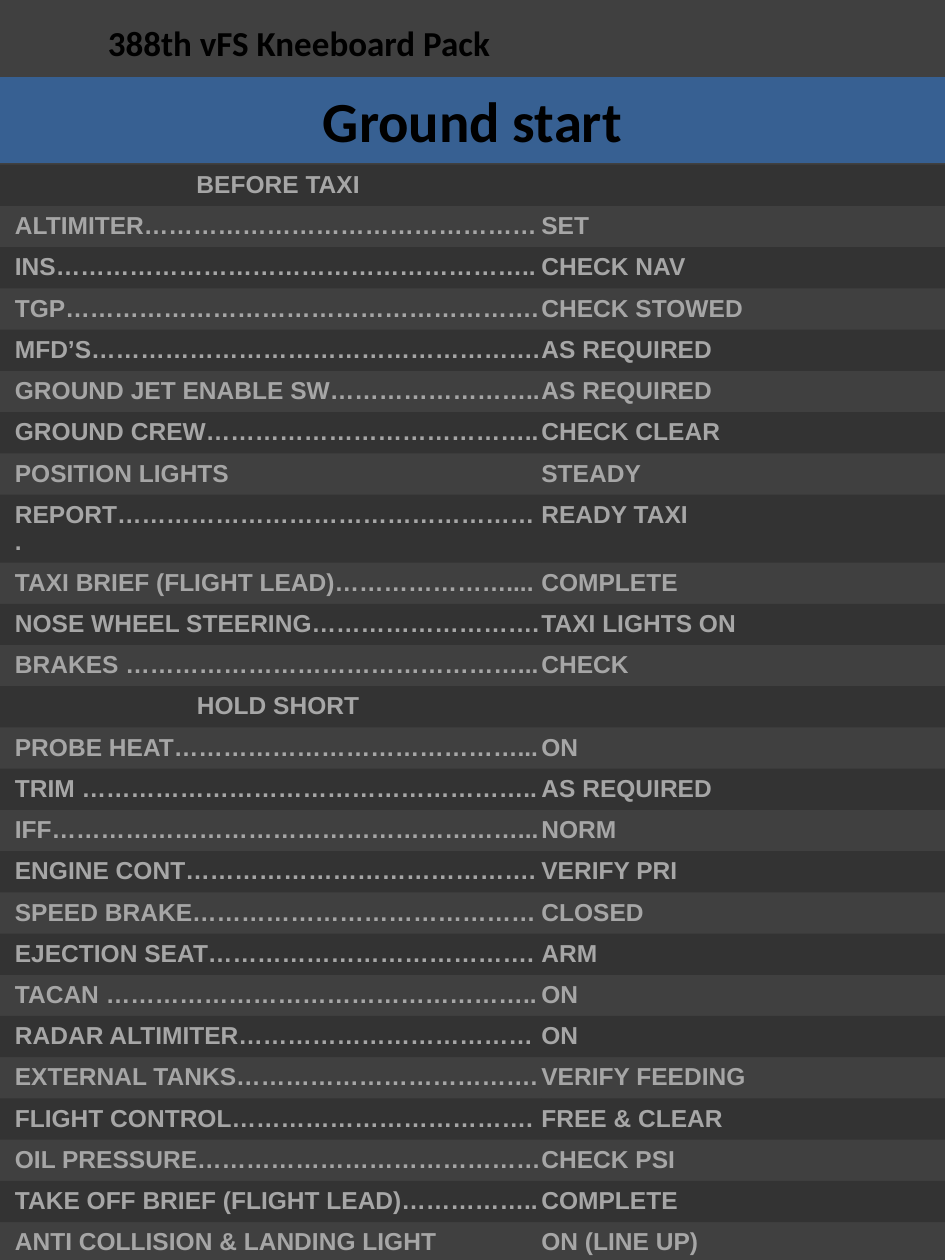
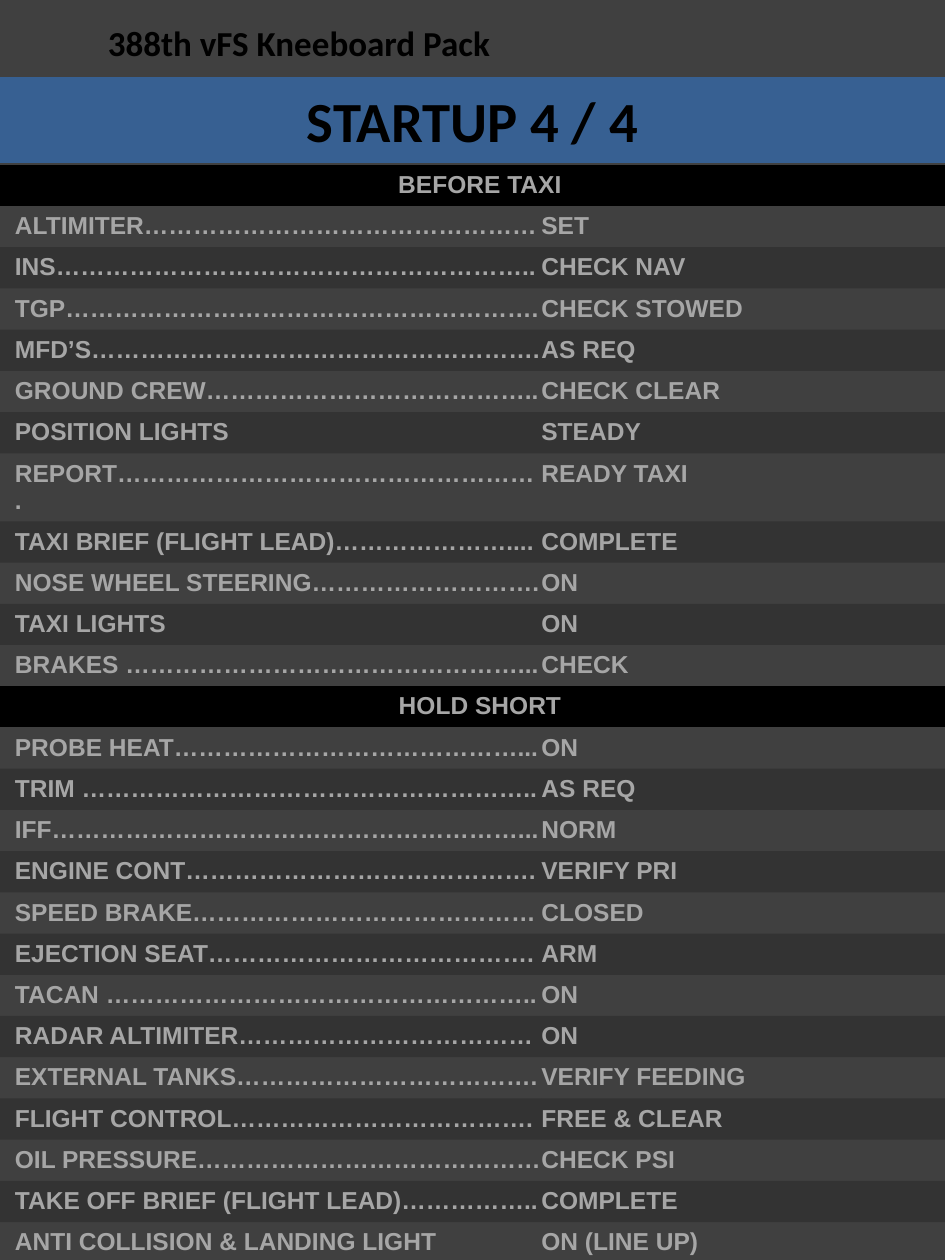
Before and after one commit to 132nd-vWing/132-TRP-388, a slide deck: slide 9 of Kneeboard Pack/388 Kneeboard Pack.pptx (slide 8 before the commit). Drawn at 945x1260 pixels with LibreOffice and Linux fonts; fonts in the diff are those of the drawing; background and template pictures are left out. Boxes give left, top, right and bottom in pixels: in the first picture for what was removed or moved away, otherwise in the second. Text is boxed around its words. In the diff, an @@ line names an element or a change of style, - is before the commit and + after.

```diff
--- a/Kneeboard Pack/388 Kneeboard Pack.pptx
+++ b/Kneeboard Pack/388 Kneeboard Pack.pptx
@@ title at (x1=307, y1=105, x2=638, y2=143): text changed @@
-Ground start
+STARTUP 4 / 4
@@ table at (x1=0, y1=165, x2=945, y2=1260) @@
-row 5: MFD’S………………………………………………. | AS REQUIRED
-row 6: GROUND JET ENABLE SW…………………….. | AS REQUIRED
+row 5: MFD’S………………………………………………. | AS REQ
-row 11: NOSE WHEEL STEERING………………………. | TAXI LIGHTS ON
+row 10: NOSE WHEEL STEERING………………………. | ON
+row 11: TAXI LIGHTS | ON
-row 15, column 2: AS REQUIRED
+row 15, column 2: AS REQ
@@ fill #000000 at 20% opacity to #000000 in 2 cells @@
```
Also in this commit, not shown: 28 other slides changed, 4 slides added, 1 slide removed, 2 other files.
